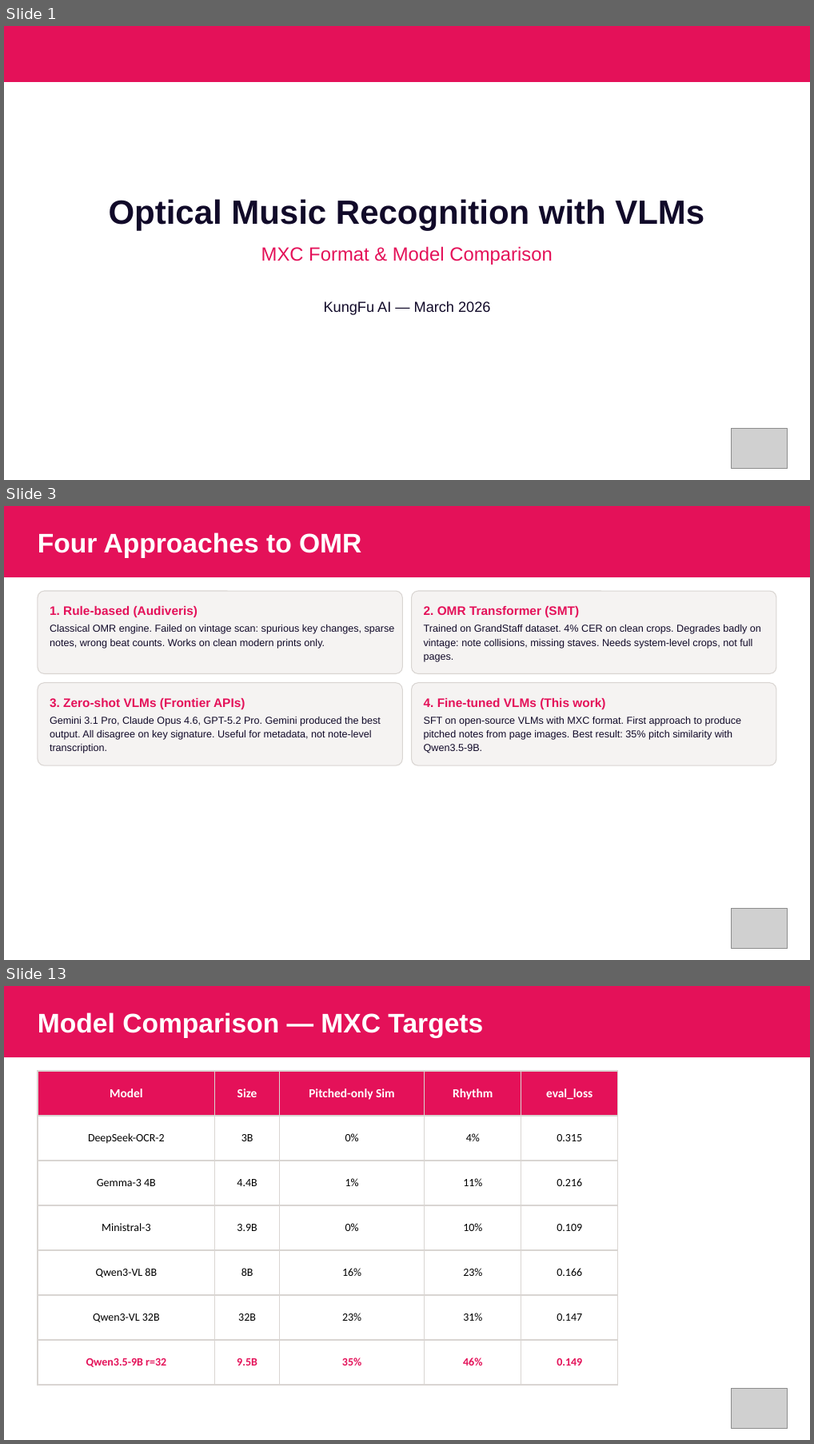
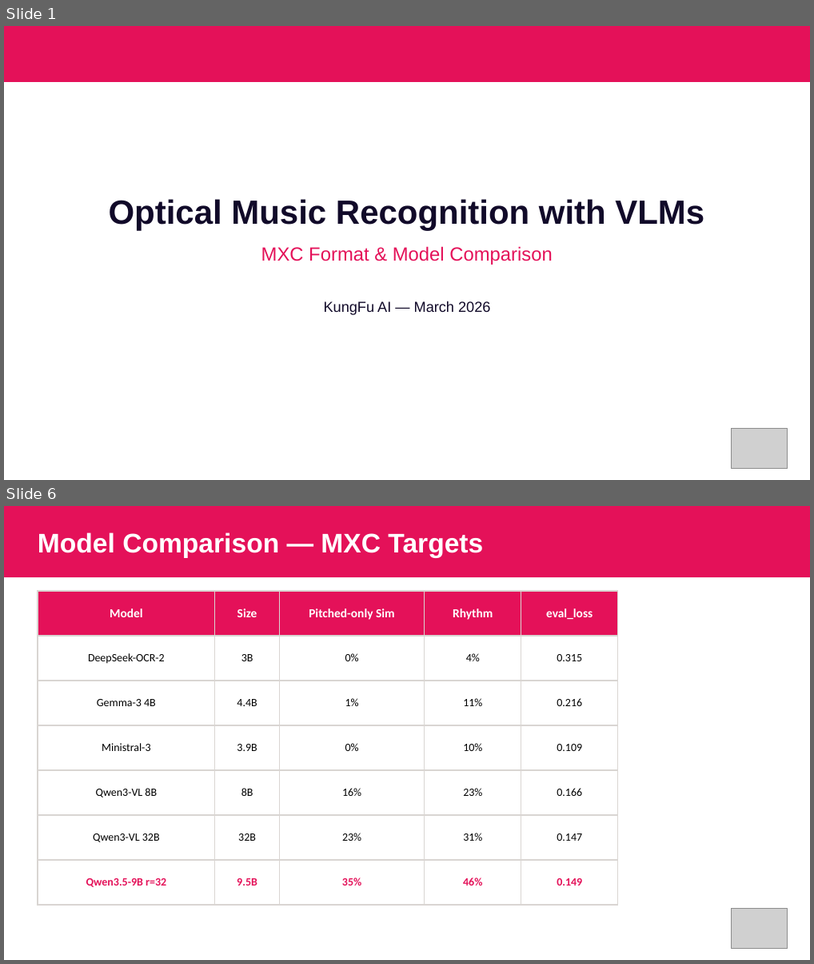
Before and after one commit to kungfuai/CVlization, a slide deck: examples/perception/optical_music_recognition/slides-omr-mxc/omr-mxc-results.pptx. Shown one above the other, each under a label of ours: slides 1, 3 and 13 before the commit, slides 1 and 6 after it; the slides between them are not shown. The pictures are 814x1444 and 814x964 pixels, drawn with LibreOffice and Linux fonts; fonts in the diff are those of the drawing; grey boxes stand for pictures. Boxes give left, top, right and bottom in pixels: in the first picture for what was removed or moved away, otherwise in the second. Text is boxed around its words. In the diff, an @@ line names an element or a change of style, - is before the commit and + after.

Commit message:
Add 8K context, ablation study, training stability fixes for OMR
- train.py: per-run output dirs, bf16/8-bit quantization options,
  unsloth_train opt-in for grad-accum bug fix, strict_mxc fail-fast,
  warning logging for xml_to_mxc failures, MxcFailureTracker class
- generate.py: Level 6b/7a/7b/7c ablation variants
- 8K context configs for Level 6, 6b, 7, 7a-c (and a stable LR=5e-5
  variant for 6b that recovers from training instability)
- eval_run.py + eval.sh: standalone batch eval pipeline
- Reports split into date-prefixed docs:
  2026-04-01 context length & EOS, 2026-04-08 ablation & instability,
  2026-04-12 current findings
- Slides: omr-mxc-results 12-slide deck

```diff
--- a/examples/perception/optical_music_recognition/slides-omr-mxc/omr-mxc-results.pptx
+++ b/examples/perception/optical_music_recognition/slides-omr-mxc/omr-mxc-results.pptx
@@ slide 3 removed at box(4, 506, 810, 960), background #FFFFFF @@
@@ rectangle removed at box(4, 506, 810, 578) @@
@@ text removed at box(38, 532, 362, 558) @@
-Four Approaches to OMR
@@ rounded rectangle removed at box(38, 591, 403, 674) @@
@@ rounded rectangle removed at box(412, 591, 778, 674) @@
@@ text removed at box(50, 606, 198, 618) @@
-1. Rule-based (Audiveris)
@@ text removed at box(50, 624, 395, 648) @@
-Classical OMR engine. Failed on vintage scan: spurious key changes, sparse notes, wrong beat counts. Works on clean modern prints only.
@@ text removed at box(424, 606, 579, 617) @@
-2. OMR Transformer (SMT)
@@ text removed at box(424, 624, 762, 662) @@
-Trained on GrandStaff dataset. 4% CER on clean crops. Degrades badly on vintage: note collisions, missing staves. Needs system-level crops, not full pages.
@@ rounded rectangle removed at box(38, 683, 403, 766) @@
@@ rounded rectangle removed at box(412, 683, 778, 766) @@
@@ text removed at box(50, 698, 245, 709) @@
-3. Zero-shot VLMs (Frontier APIs)
@@ text removed at box(50, 716, 381, 753) @@
-Gemini 3.1 Pro, Claude Opus 4.6, GPT-5.2 Pro. Gemini produced the best output. All disagree on key signature. Useful for metadata, not note-level transcription.
@@ text removed at box(424, 698, 606, 709) @@
-4. Fine-tuned VLMs (This work)
@@ text removed at box(424, 716, 742, 753) @@
-SFT on open-source VLMs with MXC format. First approach to produce pitched notes from page images. Best result: 35% pitch similarity with Qwen3.5-9B.
@@ picture removed at box(732, 908, 788, 948) @@
@@ what was slide 13 is now slide 6 @@
```
Also in this commit, not shown: 9 slides changed, 6 other slides removed, 31 other files.
